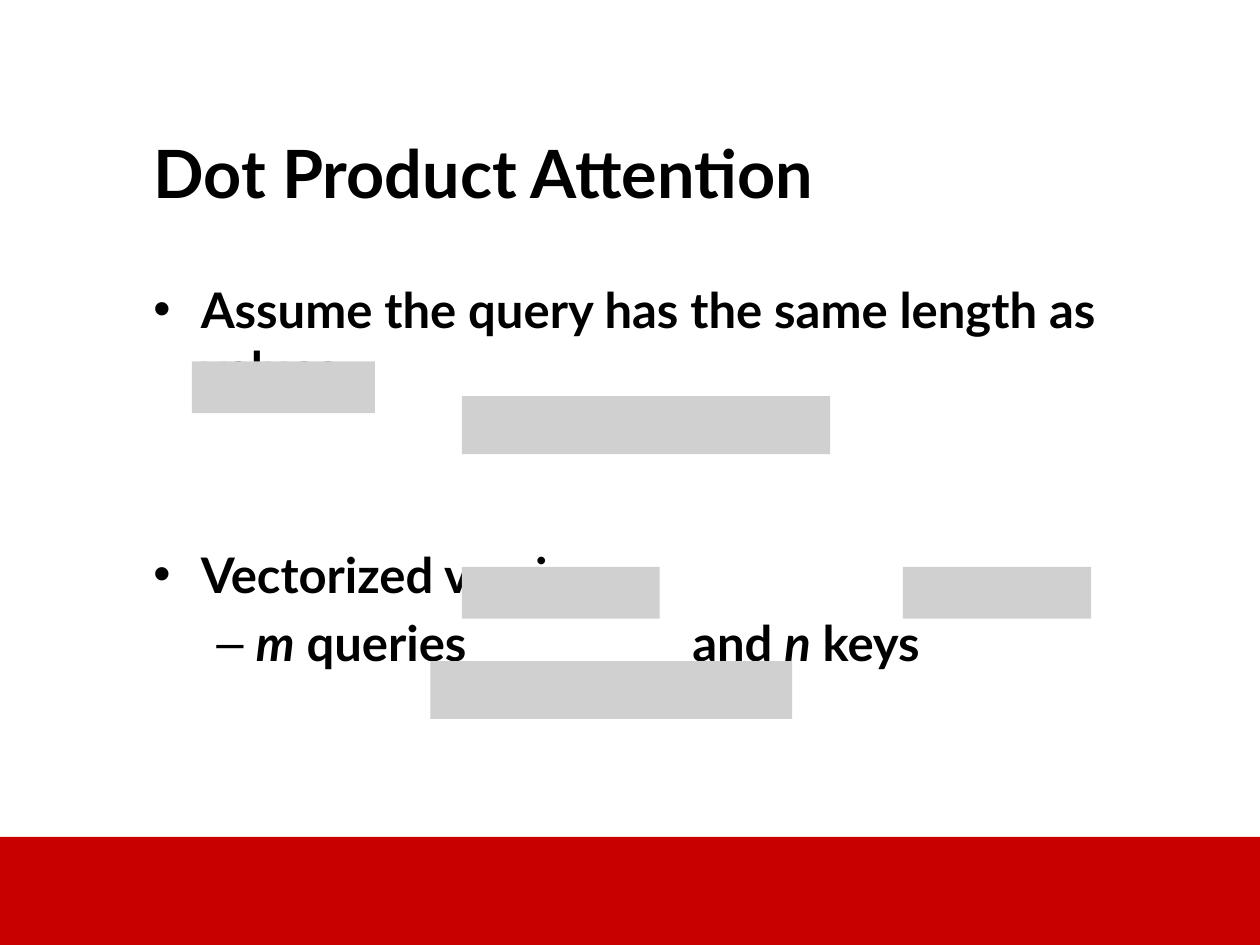
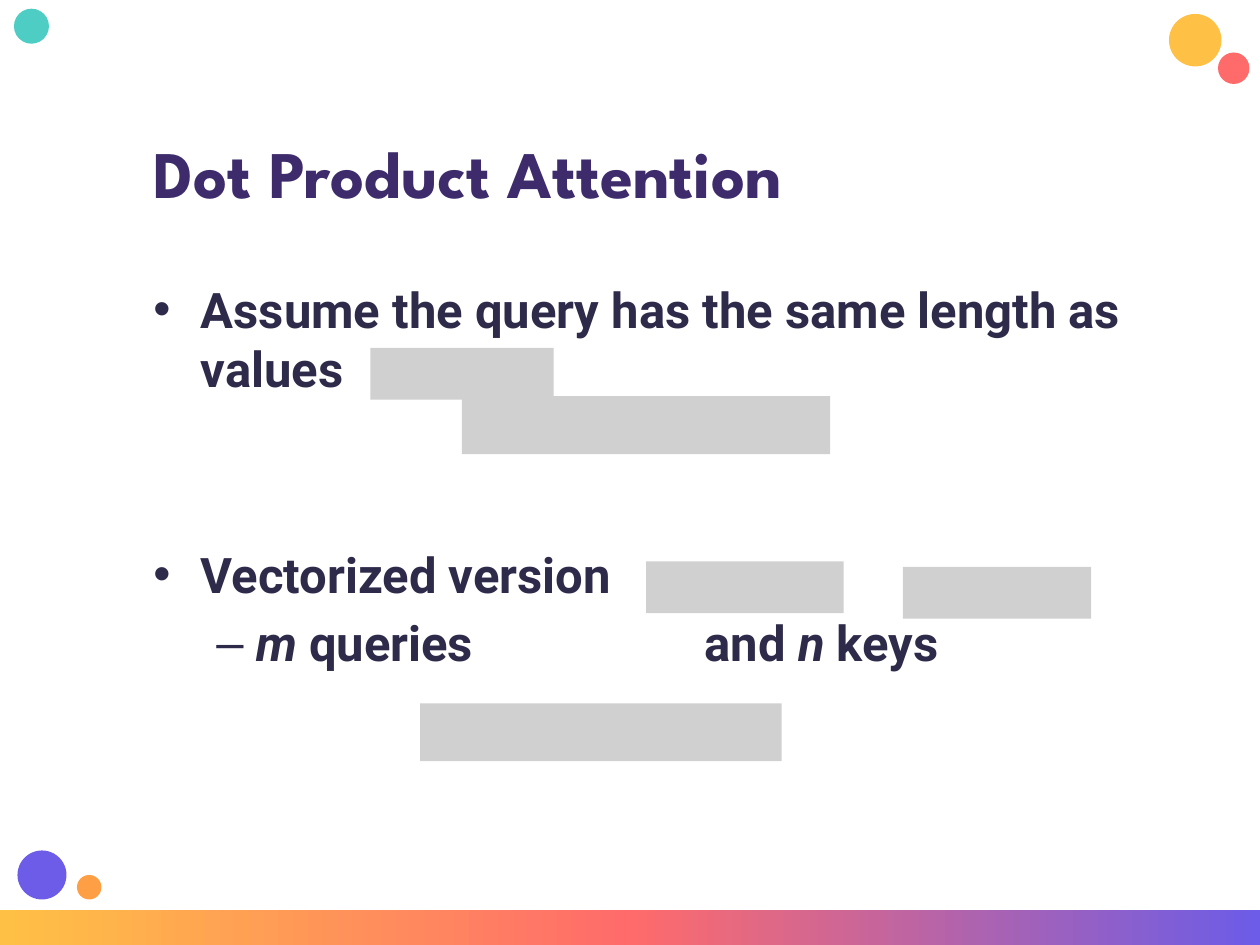
Before and after one commit to dantongyu/d2l-pytorch-colab, a slide deck: slide 7 of Presentations/Day-3-Attention-Transformer-ChatGPT.pptx. Drawn at 1260x945 pixels with LibreOffice and Linux fonts; fonts in the diff are those of the drawing; grey boxes stand for pictures; background and template pictures are left out. Boxes give left, top, right and bottom in pixels: in the first picture for what was removed or moved away, otherwise in the second. Text is boxed around its words. In the diff, an @@ line names an element or a change of style, - is before the commit and + after.

```diff
--- a/Presentations/Day-3-Attention-Transformer-ChatGPT.pptx
+++ b/Presentations/Day-3-Attention-Transformer-ChatGPT.pptx
@@ ellipse added at (x1=14, y1=9, x2=49, y2=44), fill #4ECDC4 @@
@@ ellipse added at (x1=1169, y1=14, x2=1222, y2=67), fill #FFC145 @@
@@ ellipse added at (x1=1218, y1=53, x2=1250, y2=84), fill #FF6B6B @@
@@ title "Dot Product Attention" at (x1=153, y1=152, x2=782, y2=199): font Lato to League Spartan, text colour #000000 to #3D2B6B @@
@@ text "Assume the query has the ..." at (x1=201, y1=291, x2=1120, y2=672): font Lato to Roboto, text colour #000000 to #2D2A4A @@
@@ picture added at (x1=370, y1=348, x2=553, y2=399) @@
@@ picture removed at (x1=192, y1=362, x2=374, y2=413) @@
@@ picture removed at (x1=462, y1=567, x2=660, y2=619) @@
@@ picture added at (x1=646, y1=562, x2=844, y2=614) @@
@@ picture removed at (x1=431, y1=662, x2=793, y2=719) @@
@@ picture added at (x1=420, y1=703, x2=781, y2=761) @@
@@ ellipse added at (x1=18, y1=850, x2=67, y2=900), fill #6C5CE7 @@
@@ ellipse added at (x1=77, y1=874, x2=101, y2=898), fill #FF9F45 @@
@@ rectangle resized from (x1=0, y1=837, x2=1260, y2=945) to (x1=0, y1=910, x2=1260, y2=945) @@
@@ rectangle at (x1=0, y1=910, x2=1260, y2=945): fill #C80000 to gradient #FFC145 to #FF6B6B to #6C5CE7 @@
```
Also in this commit, not shown: 29 other slides changed, 1 slide removed, 1 other file.
